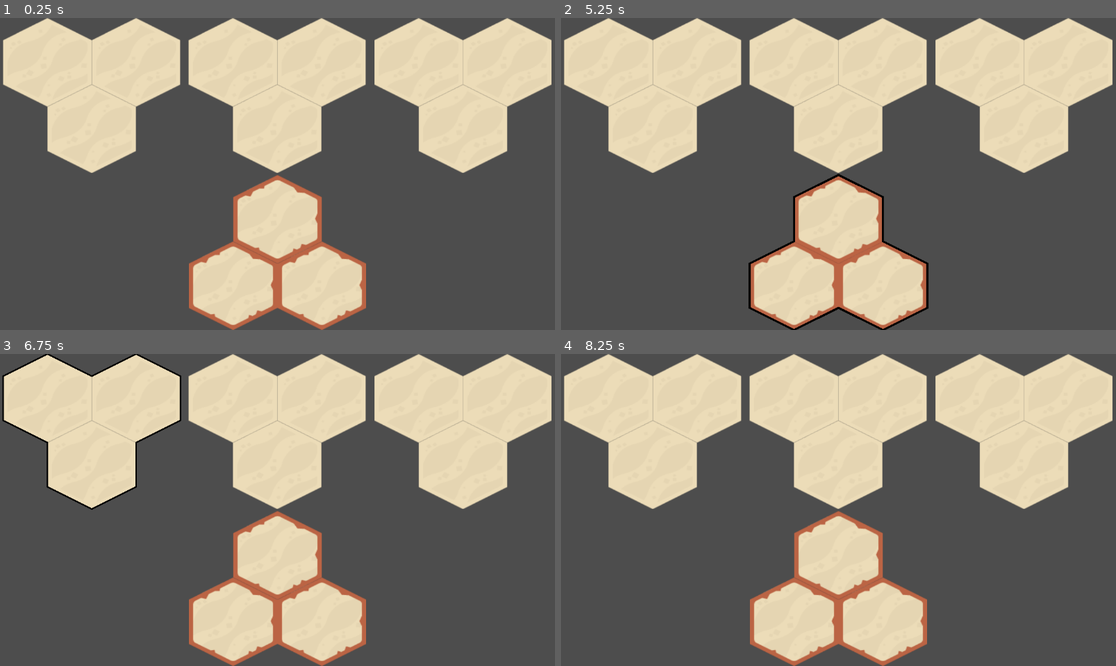
Above: before the commit, frames 1-4 (two rows, left to right).
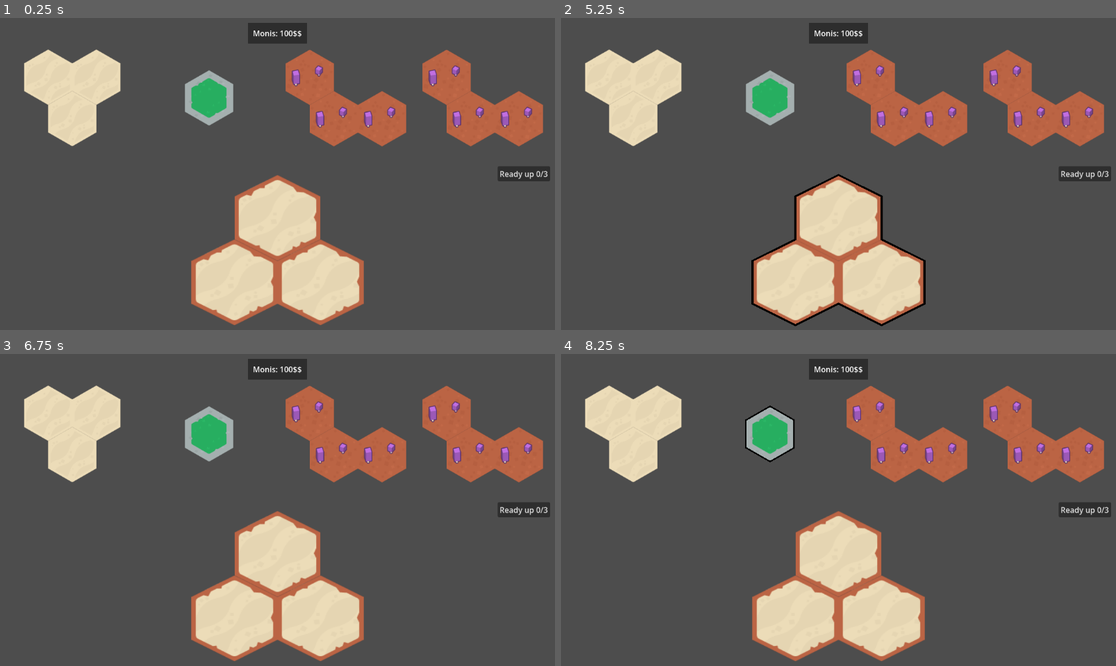
Above: after the commit, the same moments.

Repository: MagnusLucas/Dungeon-Boarder
Game: Godot game, scene res://scenes/tavern/tavern.tscn
Two runs of this game, one before a commit and one after it. Both use one fixed random seed, a clock stepped at 60 frames per second and the inputs below. The project has no main scene, so this scene is started directly.
Inputs (mouse positions are in pixels of both pictures, inside the frame that each line leads up to):
- Up to frame 1 (0.25 s): no input
- Up to frame 2 (5.25 s): click (1082, 174) at 0.5 s, where only the run after the commit has a clickable "Ready up 0/3"; click (1082, 174) at 1.25 s, where only the run after the commit has a clickable "Ready up 0/3"; click (1082, 174) at 2 s, where only the run after the commit has a clickable "Ready up 0/3"; tap Enter at 2.75, 4.25 s; move the mouse to (794, 174) at 2.77 s; tap Space at 3.5, 5 s; move the mouse to (749, 242) at 4.27 s; move the mouse to (838, 242) at 5.02 s
- Up to frame 3 (6.75 s): tap Enter at 5.75 s; move the mouse to (444, 556) at 5.77 s; tap Space at 6.5 s; move the mouse to (111, 463) at 6.52 s
- Up to frame 4 (8.25 s): move the mouse to (866, 510) at 7.27 s; move the mouse to (755, 432) at 8.02 s

The runs differ from the first frame. In frame 1, 34% of the frame differs, in the area x 0-100%, y 0-100%; in frame 2, 34%; in frame 3, 34%; in frame 4, 34%.

Commit message:
Added more visuals to the tavern

Diff:
--- /dev/null
+++ b/data/character/cawrrot.tres
@@ -0,0 +1,16 @@
+[gd_resource type="Resource" script_class="CharacterData" format=3 uid="uid://d4bkcfavqx60i"]
+
+[ext_resource type="Script" uid="uid://bwr6353n0ukap" path="res://data/character/character_data.gd" id="1_bxq4c"]
+[ext_resource type="Script" uid="uid://cf3ebll45r2pe" path="res://data/hex/hex_shape.gd" id="2_to0cy"]
+
+[sub_resource type="Resource" id="Resource_hoidv"]
+script = ExtResource("2_to0cy")
+hex_coordinates = Array[Vector2i]([Vector2i(0, 0)])
+metadata/_custom_type_script = "uid://cf3ebll45r2pe"
+
+[resource]
+script = ExtResource("1_bxq4c")
+name = "Cawrrot"
+texture_coordinates = Vector2i(1, 2)
+shape = SubResource("Resource_hoidv")
+metadata/_custom_type_script = "uid://bwr6353n0ukap"
--- /dev/null
+++ b/data/character/yourr.tres
@@ -0,0 +1,16 @@
+[gd_resource type="Resource" script_class="CharacterData" format=3 uid="uid://delqhkscebrip"]
+
+[ext_resource type="Script" uid="uid://bwr6353n0ukap" path="res://data/character/character_data.gd" id="1_xljgh"]
+[ext_resource type="Script" uid="uid://cf3ebll45r2pe" path="res://data/hex/hex_shape.gd" id="2_5djhp"]
+
+[sub_resource type="Resource" id="Resource_oicv1"]
+script = ExtResource("2_5djhp")
+hex_coordinates = Array[Vector2i]([Vector2i(0, 0), Vector2i(-1, -1), Vector2i(1, 0)])
+metadata/_custom_type_script = "uid://cf3ebll45r2pe"
+
+[resource]
+script = ExtResource("1_xljgh")
+name = "Yourr"
+texture_coordinates = Vector2i(3, 3)
+shape = SubResource("Resource_oicv1")
+metadata/_custom_type_script = "uid://bwr6353n0ukap"
--- a/scenes/tavern/tavern.tscn
+++ b/scenes/tavern/tavern.tscn
@@ -2,12 +2,18 @@
 
 [ext_resource type="Script" uid="uid://dlya18c421hx7" path="res://scenes/hex_shape_container/hex_shape_container.gd" id="1_ta2y0"]
 [ext_resource type="PackedScene" uid="uid://dpltxx7gd7dkx" path="res://scenes/character/character.tscn" id="2_mwr1b"]
+[ext_resource type="Resource" uid="uid://d4bkcfavqx60i" path="res://data/character/cawrrot.tres" id="3_7ejvm"]
 [ext_resource type="PackedScene" uid="uid://jycbtgj6v1ic" path="res://scenes/map/map.tscn" id="3_ewmal"]
 [ext_resource type="Script" uid="uid://b4rfp5ts4h36v" path="res://data/board/board.gd" id="4_7ejvm"]
+[ext_resource type="Resource" uid="uid://delqhkscebrip" path="res://data/character/yourr.tres" id="4_ggavs"]
 [ext_resource type="Resource" uid="uid://bqkhfm4fjqn48" path="res://data/board/player_1_2_board.tres" id="5_ggavs"]
 [ext_resource type="Script" uid="uid://csm3ub1854mer" path="res://data/map/map_data.gd" id="6_lo8vo"]
 
 [sub_resource type="StyleBoxEmpty" id="StyleBoxEmpty_oo35x"]
+content_margin_left = 10.0
+content_margin_top = 10.0
+content_margin_right = 10.0
+content_margin_bottom = 10.0
 
 [sub_resource type="Resource" id="Resource_yfqaf"]
 script = ExtResource("6_lo8vo")
@@ -15,6 +21,13 @@
 Vector2i(0, 0): ExtResource("5_ggavs")
 })
 metadata/_custom_type_script = "uid://csm3ub1854mer"
+
+[sub_resource type="StyleBoxFlat" id="StyleBoxFlat_ta2y0"]
+content_margin_left = 10.0
+content_margin_top = 10.0
+content_margin_right = 10.0
+content_margin_bottom = 10.0
+bg_color = Color(0.101960786, 0.101960786, 0.101960786, 0.62352943)
 
 [node name="Tavern" type="PanelContainer" unique_id=1414965819]
 anchors_preset = 15
@@ -36,8 +49,7 @@
 layout_mode = 2
 size_flags_horizontal = 3
 script = ExtResource("1_ta2y0")
-min_hex_tile_size = Vector2(40, 40)
-fill_size = true
+min_hex_tile_size = Vector2(100, 115)
 metadata/_custom_type_script = "uid://dlya18c421hx7"
 
 [node name="Character" parent="VBoxContainer/Shop/HexShapeContainer" unique_id=1952265889 instance=ExtResource("2_mwr1b")]
@@ -46,21 +58,31 @@
 layout_mode = 2
 size_flags_horizontal = 3
 script = ExtResource("1_ta2y0")
-min_hex_tile_size = Vector2(40, 40)
-fill_size = true
+min_hex_tile_size = Vector2(100, 115)
 metadata/_custom_type_script = "uid://dlya18c421hx7"
 
 [node name="Character" parent="VBoxContainer/Shop/HexShapeContainer2" unique_id=849144661 instance=ExtResource("2_mwr1b")]
+character_data = ExtResource("3_7ejvm")
 
 [node name="HexShapeContainer3" type="Container" parent="VBoxContainer/Shop" unique_id=850919656]
 layout_mode = 2
 size_flags_horizontal = 3
 script = ExtResource("1_ta2y0")
-min_hex_tile_size = Vector2(40, 40)
-fill_size = true
+min_hex_tile_size = Vector2(100, 115)
 metadata/_custom_type_script = "uid://dlya18c421hx7"
 
 [node name="Character" parent="VBoxContainer/Shop/HexShapeContainer3" unique_id=2091754439 instance=ExtResource("2_mwr1b")]
+character_data = ExtResource("4_ggavs")
+
+[node name="HexShapeContainer4" type="Container" parent="VBoxContainer/Shop" unique_id=1896840760]
+layout_mode = 2
+size_flags_horizontal = 3
+script = ExtResource("1_ta2y0")
+min_hex_tile_size = Vector2(100, 115)
+metadata/_custom_type_script = "uid://dlya18c421hx7"
+
+[node name="Character" parent="VBoxContainer/Shop/HexShapeContainer4" unique_id=831776305 instance=ExtResource("2_mwr1b")]
+character_data = ExtResource("4_ggavs")
 
 [node name="HexShapeContainer" type="Container" parent="VBoxContainer" unique_id=74302021]
 layout_mode = 2
@@ -72,3 +94,19 @@
 
 [node name="Map" parent="VBoxContainer/HexShapeContainer" unique_id=529501660 instance=ExtResource("3_ewmal")]
 map_data = SubResource("Resource_yfqaf")
+
+[node name="Button" type="Button" parent="." unique_id=1117313207]
+layout_mode = 2
+size_flags_horizontal = 8
+size_flags_vertical = 4
+text = "Ready up 0/3"
+
+[node name="PanelContainer" type="PanelContainer" parent="." unique_id=780795583]
+layout_mode = 2
+size_flags_horizontal = 4
+size_flags_vertical = 0
+theme_override_styles/panel = SubResource("StyleBoxFlat_ta2y0")
+
+[node name="Label" type="Label" parent="PanelContainer" unique_id=113399850]
+layout_mode = 2
+text = "Monis: 100$$"
